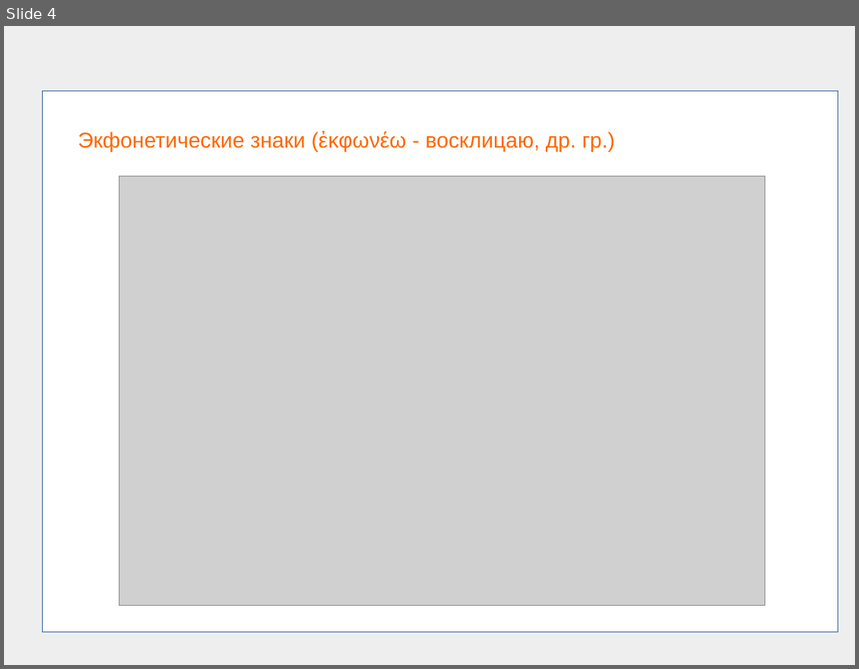
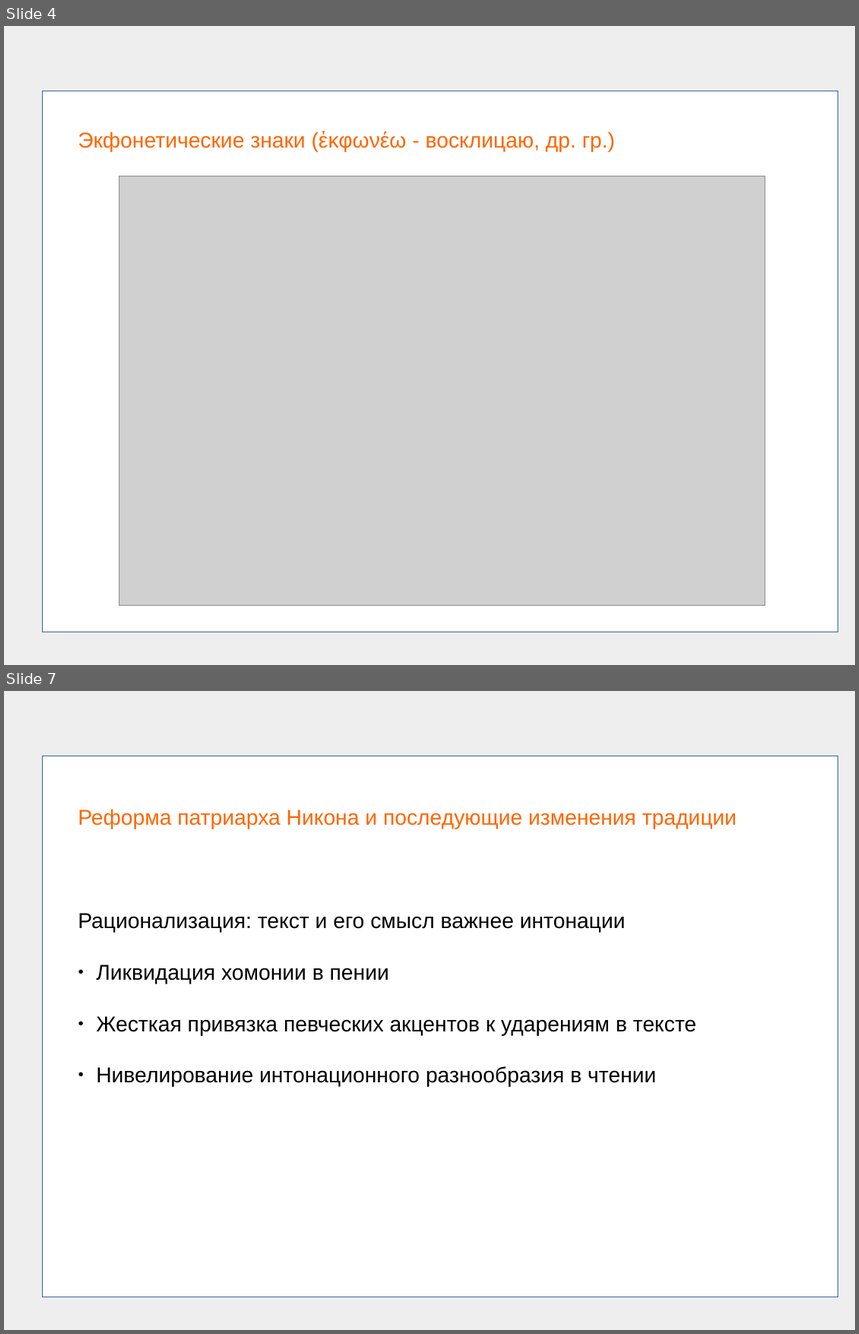
Before and after one commit to frpaul/ob, a slide deck: presentations/Church_reading.odp. Shown one above the other, each under a label of ours: slide 4 before the commit, slides 4 and 7 after it; the slides between them are not shown. The pictures are 859x669 and 859x1334 pixels, drawn with LibreOffice and Linux fonts; fonts in the diff are those of the drawing; grey boxes stand for pictures. Boxes give left, top, right and bottom in pixels: in the first picture for what was removed or moved away, otherwise in the second. Text is boxed around its words. In the diff, an @@ line names an element or a change of style, - is before the commit and + after.

```diff
--- a/presentations/Church_reading.odp
+++ b/presentations/Church_reading.odp
@@ slide 7 added at [4, 691, 855, 1330], background #EEEEEE @@
@@ rectangle added at [43, 756, 838, 1297], fill #FFFFFF, outline #3465A4 0 pt @@
@@ subtitle added at [78, 809, 737, 1087], 20 pt, text #000000 @@
+Реформа патриарха Никона и последующие изменения традиции
+Рационализация: текст и его смысл важнее интонации
+● Ликвидация хомонии в пении
+● Жесткая привязка певческих акцентов к ударениям в тексте
+● Нивелирование интонационного разнообразия в чтении
```
Also in this commit, not shown: 2 slides changed, 3 other slides added, 6 slides removed, 12 other files.
